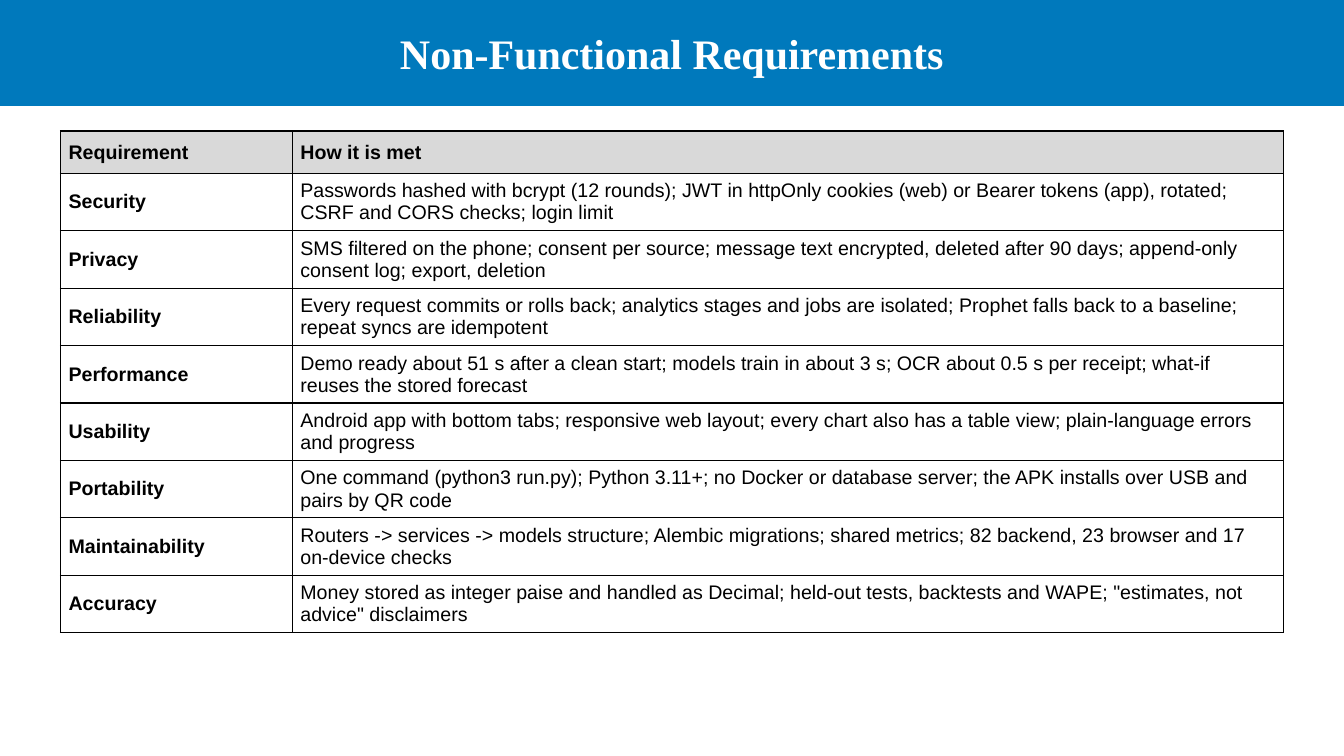
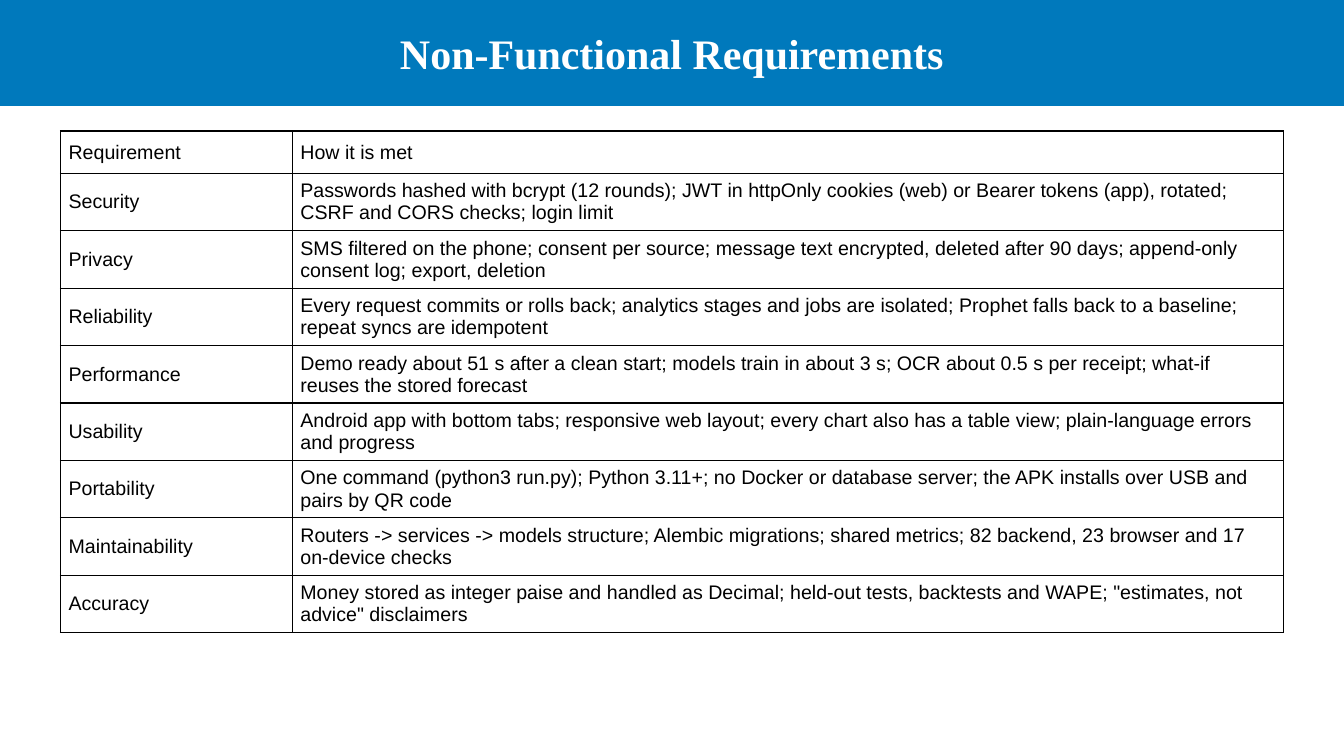
Before and after one commit to CodeMaster747/FinPilot-AI, a slide deck: slide 7 of fsd/FinPilot_AI_Project_Presentation_v2.pptx. Drawn at 1344x756 pixels with LibreOffice and Linux fonts; fonts in the diff are those of the drawing; background and template pictures are left out. Boxes give left, top, right and bottom in pixels: in the first picture for what was removed or moved away, otherwise in the second. Text is boxed around its words. In the diff, an @@ line names an element or a change of style, - is before the commit and + after.

```diff
--- a/fsd/FinPilot_AI_Project_Presentation_v2.pptx
+++ b/fsd/FinPilot_AI_Project_Presentation_v2.pptx
@@ table at (60, 131, 1284, 633) @@
@@ fill #D9D9D9 to none in row 1 @@
@@ bold off in "Requirement", "How it is met", "Security", "Privacy" and 6 more places @@
```
Also in this commit, not shown: 5 other slides changed, 1 other file.
